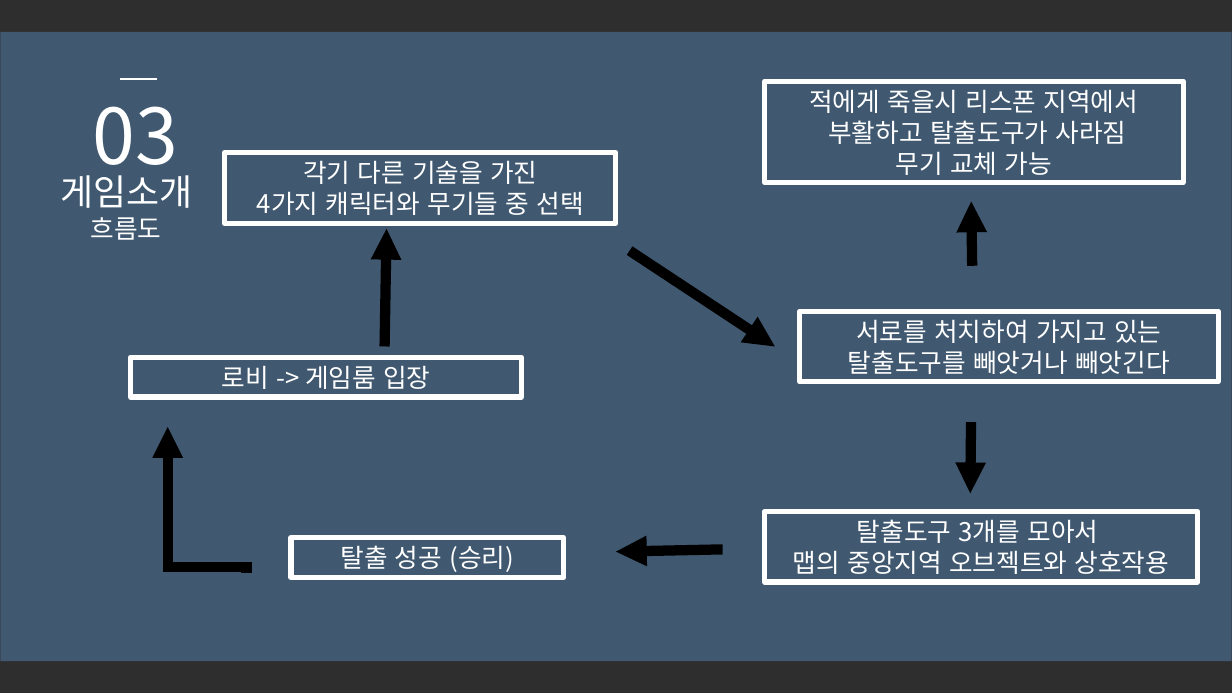
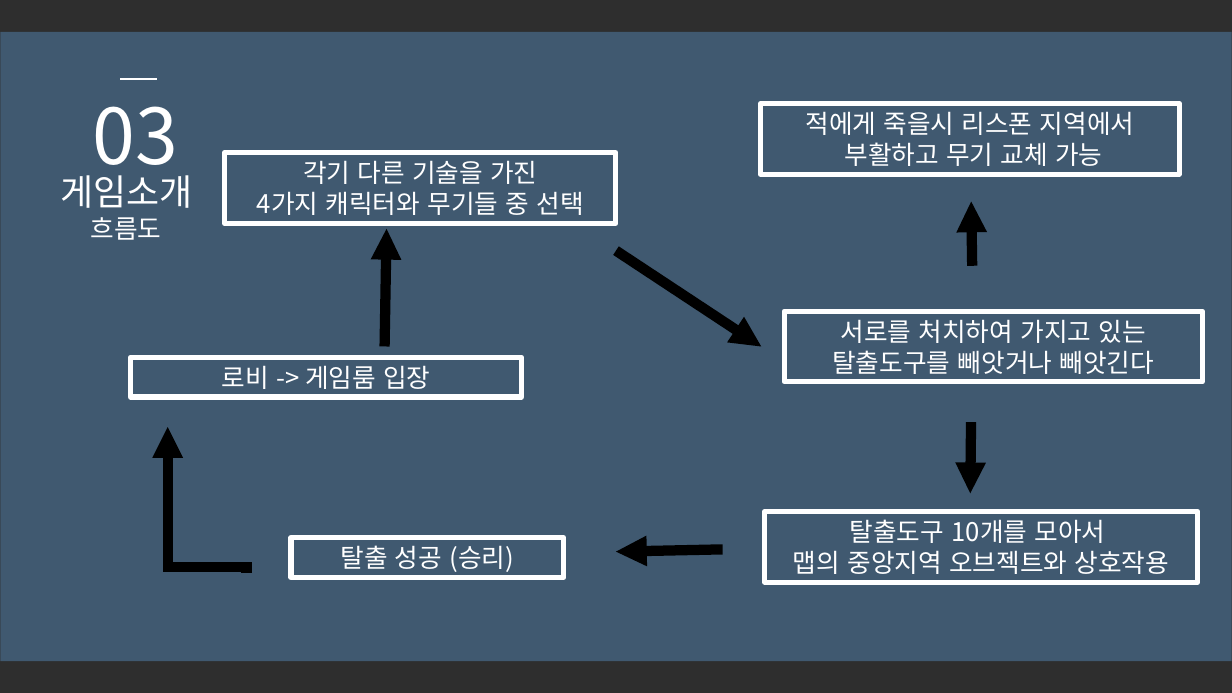
Before and after one commit to SuperTaeJun/GraduationWork, a slide deck: slide 6 of 졸업작품 제안서/졸업작품 제안서ver3.pptx. Drawn at 1232x693 pixels with LibreOffice and Linux fonts; fonts in the diff are those of the drawing; background and template pictures are left out; a plain dark background stands for a picture behind light text. Boxes give left, top, right and bottom in pixels: in the first picture for what was removed or moved away, otherwise in the second. Text is boxed around its words. In the diff, an @@ line names an element or a change of style, - is before the commit and + after.

```diff
--- a/졸업작품 제안서/졸업작품 제안서ver3.pptx
+++ b/졸업작품 제안서/졸업작품 제안서ver3.pptx
@@ rectangle "적에게 죽을시 리스폰 지역에서": place and size @@
-rectangle "적에게 죽을시 리스폰 지역에서" at [765,81,1184,183]
+rectangle "적에게 죽을시 리스폰 지역에서" at [761,104,1179,174]
@@ text in rectangle at [844,142,1102,166]: text changed @@
-부활하고 탈출도구가 사라짐
-무기 교체 가능
+부활하고 무기 교체 가능
@@ arrow moved from (629, 250) - (775, 347) to (616, 250) - (762, 347) @@
@@ rectangle "서로를 처치하여 가지고 있는 탈출도구를 ...": place and size @@
-rectangle "서로를 처치하여 가지고 있는 탈출도구를 ..." at [799,311,1218,382]
+rectangle "서로를 처치하여 가지고 있는 탈출도구를 ..." at [785,311,1203,382]
@@ text in rectangle at [850,519,1106,543]: text changed @@
-탈출도구 3개를 모아서
+탈출도구 10개를 모아서
```
Also in this commit, not shown: 3 other slides changed, 1 slide removed.
